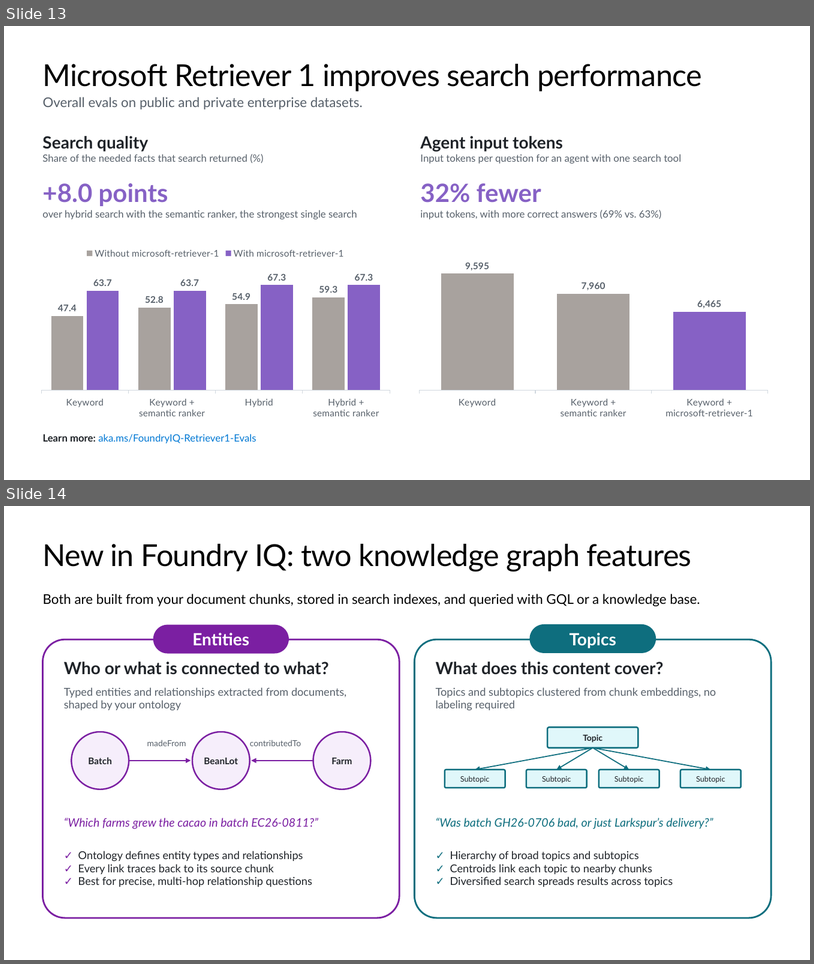
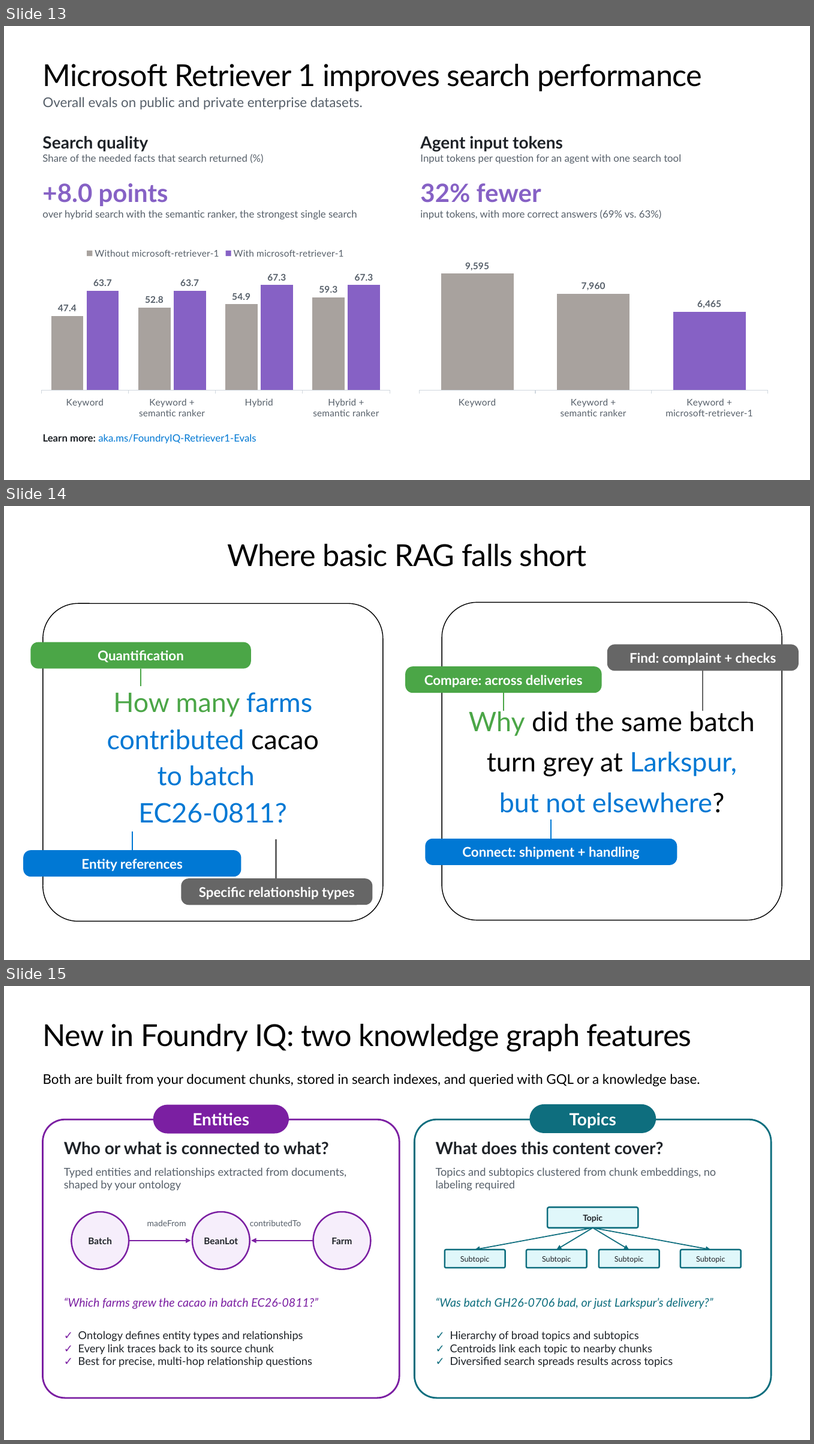
Before and after one commit to microsoft/ignite26-LAB673, a slide deck: LAB673.pptx. Shown one above the other, each under a label of ours: slides 13 and 14 before the commit, slides 13, 14 and 15 after it. The pictures are 814x964 and 814x1444 pixels, drawn with LibreOffice and Linux fonts; fonts in the diff are those of the drawing; background and template pictures are left out. Boxes give left, top, right and bottom in pixels: in the first picture for what was removed or moved away, otherwise in the second. Text is boxed around its words. In the diff, an @@ line names an element or a change of style, - is before the commit and + after.

```diff
--- a/LAB673.pptx
+++ b/LAB673.pptx
@@ slide 14 added at box(4, 506, 810, 960), background #FFFFFF @@
@@ title added at box(227, 544, 587, 567), 36 pt, text #000000 @@
+Where basic RAG falls short
@@ rounded rectangle added at box(30, 642, 251, 669), fill #4BA647, 16 pt, text #FFFFFF, bold @@
+Quantification
@@ rounded rectangle added at box(608, 645, 800, 671), fill #666666, 16 pt, text #FFFFFF, bold @@
+Find: complaint + checks
@@ rounded rectangle added at box(405, 666, 602, 693), fill #4BA647, 16 pt, text #FFFFFF, bold @@
+Compare: across deliveries
@@ line added from (141, 669) to (141, 686), #4BA647 1.5 pt @@
@@ line added from (704, 670) to (704, 711), #666666 1.5 pt @@
@@ line added from (504, 693) to (504, 711), #4BA647 1.5 pt @@
@@ group added at box(43, 603, 383, 921): 3 texts, 1 rounded rectangle @@
+How many farms
+contributed cacao
+to batch
@@ group added at box(442, 602, 782, 920): 3 texts, 1 rounded rectangle @@
+Why did the same batch
+turn grey at Larkspur,
+but not elsewhere?
@@ text added at box(138, 802, 287, 823), 32 pt, text #0078D4 @@
+EC26-0811?
@@ line added from (551, 819) to (551, 838), #0078D4 1.5 pt @@
@@ line added from (132, 831) to (132, 850), #0078D4 1.5 pt @@
@@ line added from (276, 840) to (276, 881), #666666 1.5 pt @@
@@ rounded rectangle added at box(426, 838, 678, 865), fill #0078D4, 16 pt, text #FFFFFF, bold @@
+Connect: shipment + handling
@@ rounded rectangle added at box(23, 850, 241, 877), fill #0078D4, 16 pt, text #FFFFFF, bold @@
+Entity references
@@ rounded rectangle added at box(181, 878, 373, 904), fill #666666, 16 pt, text #FFFFFF, bold @@
+Specific relationship types
@@ what was slide 14 is now slide 15 @@
```
Also in this commit, not shown: 2 slides changed, 1 other slide added, 1 slide removed, 1 other file.
